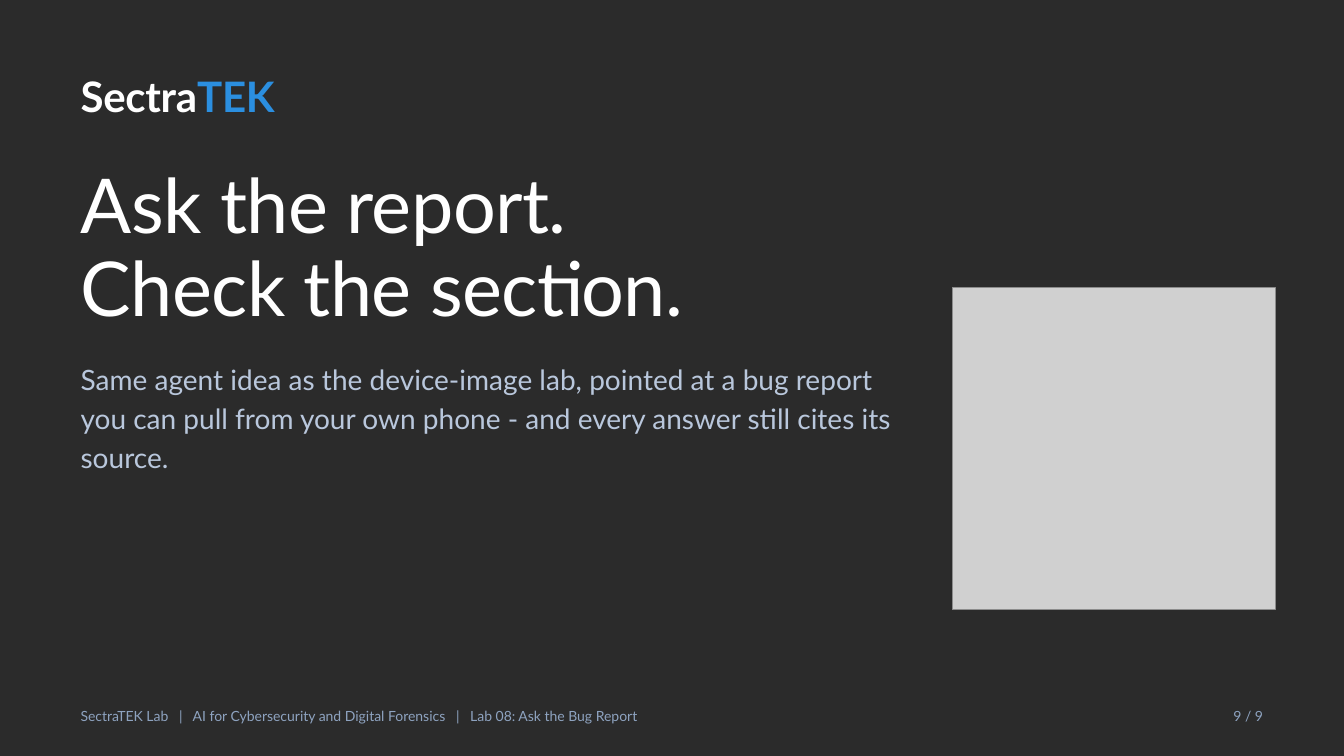
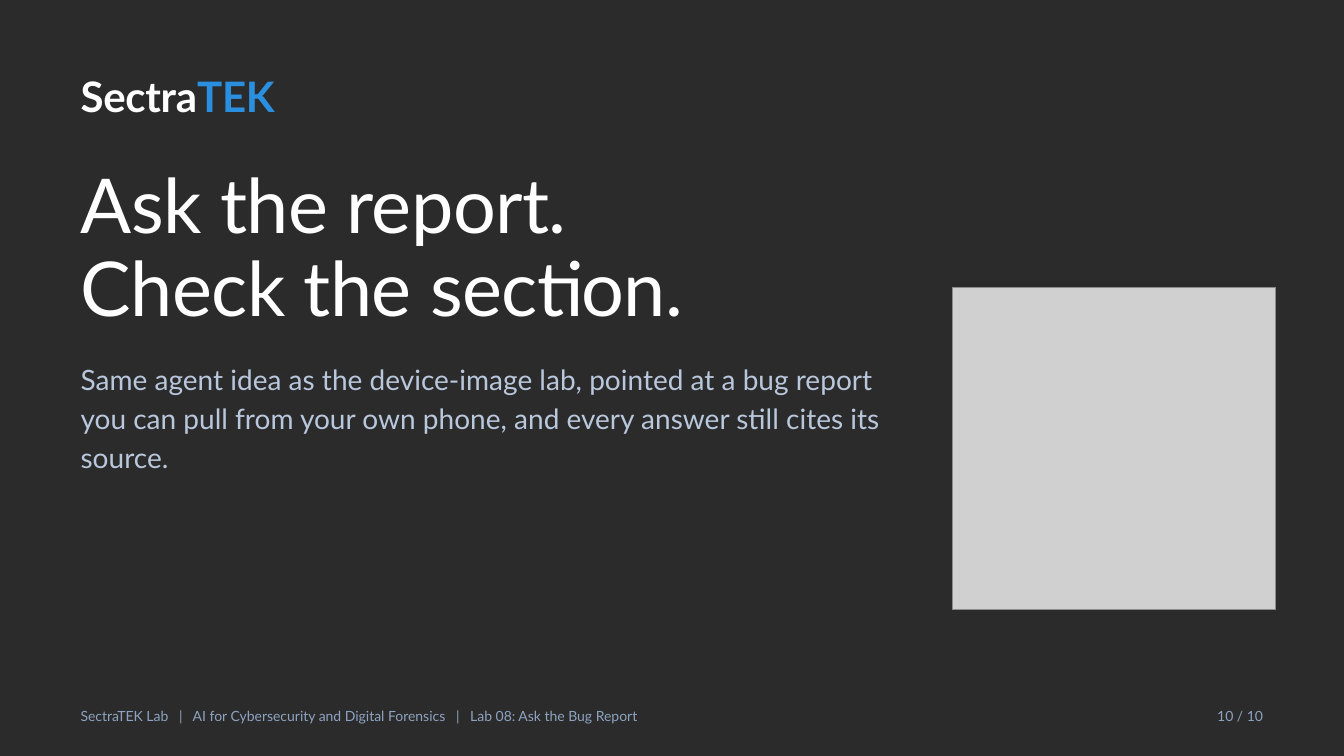
Before and after one commit to danjethh/sectratek-AI-Lab, a slide deck: slide 10 of lab08_llm_bug_report_chatbot/slides/SectraTEK_Lab08_BugReport.pptx (slide 9 before the commit). Drawn at 1344x756 pixels with LibreOffice and Linux fonts; fonts in the diff are those of the drawing; grey boxes stand for pictures; background and template pictures are left out; a plain dark background stands for a picture behind light text. Boxes give left, top, right and bottom in pixels: in the first picture for what was removed or moved away, otherwise in the second. Text is boxed around its words. In the diff, an @@ line names an element or a change of style, - is before the commit and + after.

```diff
--- a/lab08_llm_bug_report_chatbot/slides/SectraTEK_Lab08_BugReport.pptx
+++ b/lab08_llm_bug_report_chatbot/slides/SectraTEK_Lab08_BugReport.pptx
@@ text at [81,369,879,434]: text changed @@
-Same agent idea as the device-image lab, pointed at a bug report you can pull from your own phone - and every answer still cites its source.
+Same agent idea as the device-image lab, pointed at a bug report you can pull from your own phone, and every answer still cites its source.
@@ text at [1217,711,1263,721]: text changed @@
-9 / 9
+10 / 10
```
Also in this commit, not shown: 7 other slides changed, 1 slide added, 27 other files.
